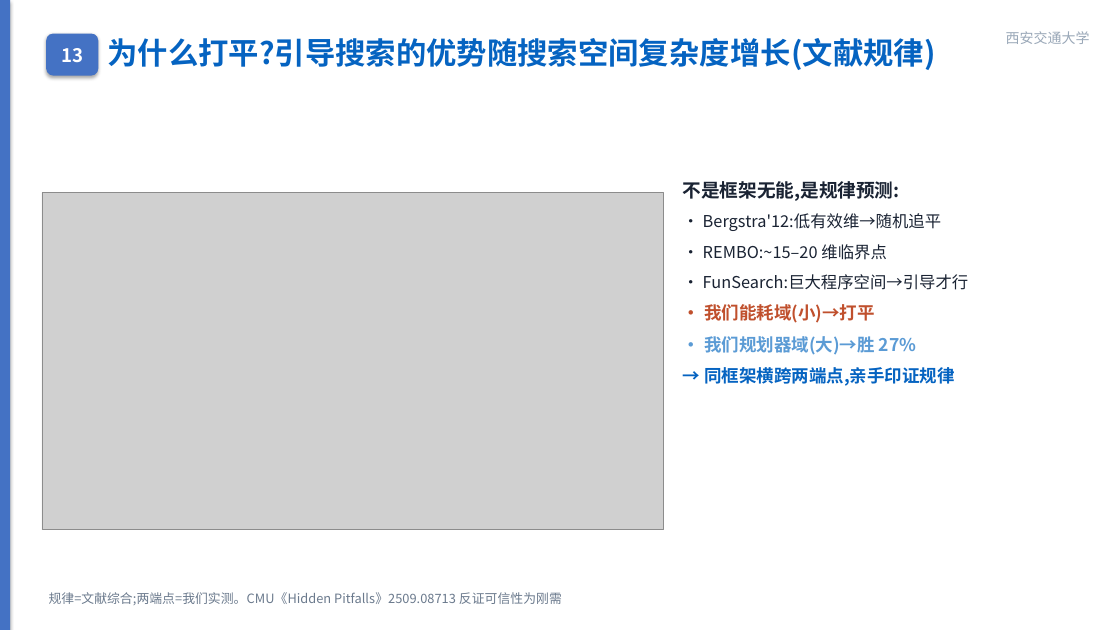
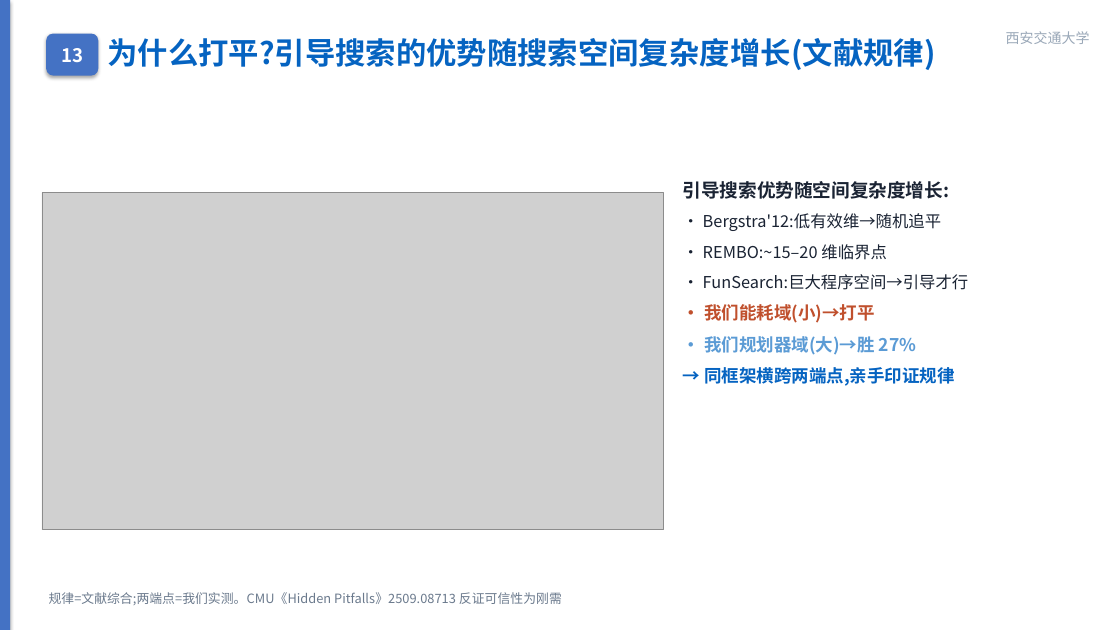
Before and after one commit to wbz0429/PathPlanningwithEnergy, a slide deck: slide 16 of autoresearch/energy_m100/experiments/midterm_defense.pptx. Drawn at 1120x630 pixels with LibreOffice and Linux fonts; fonts in the diff are those of the drawing; grey boxes stand for pictures. Boxes give left, top, right and bottom in pixels: in the first picture for what was removed or moved away, otherwise in the second. Text is boxed around its words. In the diff, an @@ line names an element or a change of style, - is before the commit and + after.

```diff
--- a/autoresearch/energy_m100/experiments/midterm_defense.pptx
+++ b/autoresearch/energy_m100/experiments/midterm_defense.pptx
@@ text at [683,181,950,199]: text changed @@
-不是框架无能,是规律预测:
+引导搜索优势随空间复杂度增长:
```
Also in this commit, not shown: 2 other slides changed, 11 other files.
